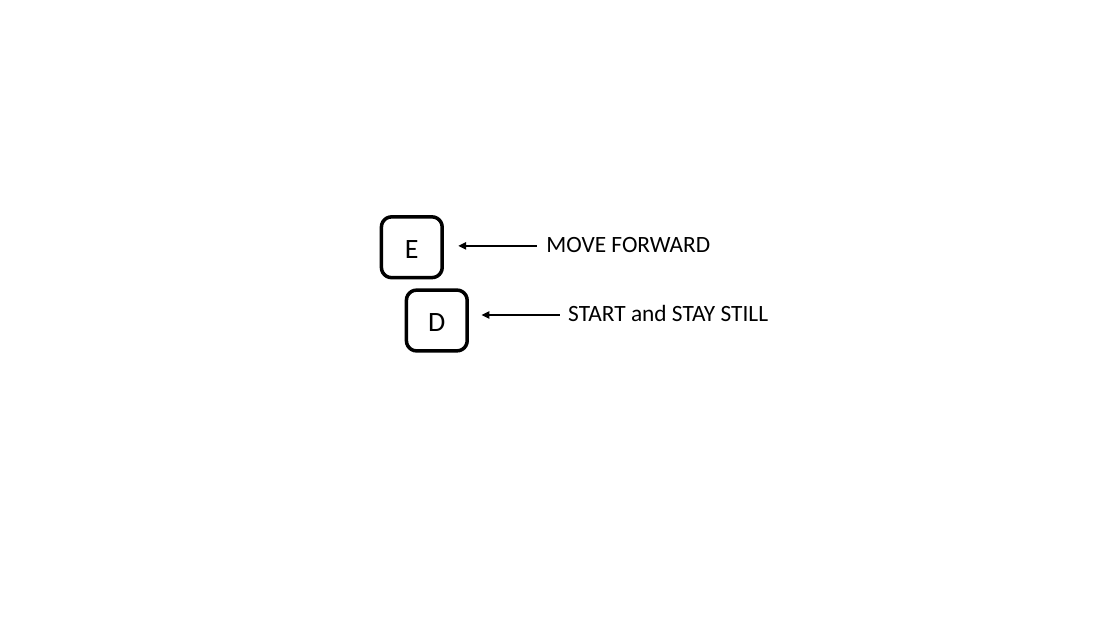
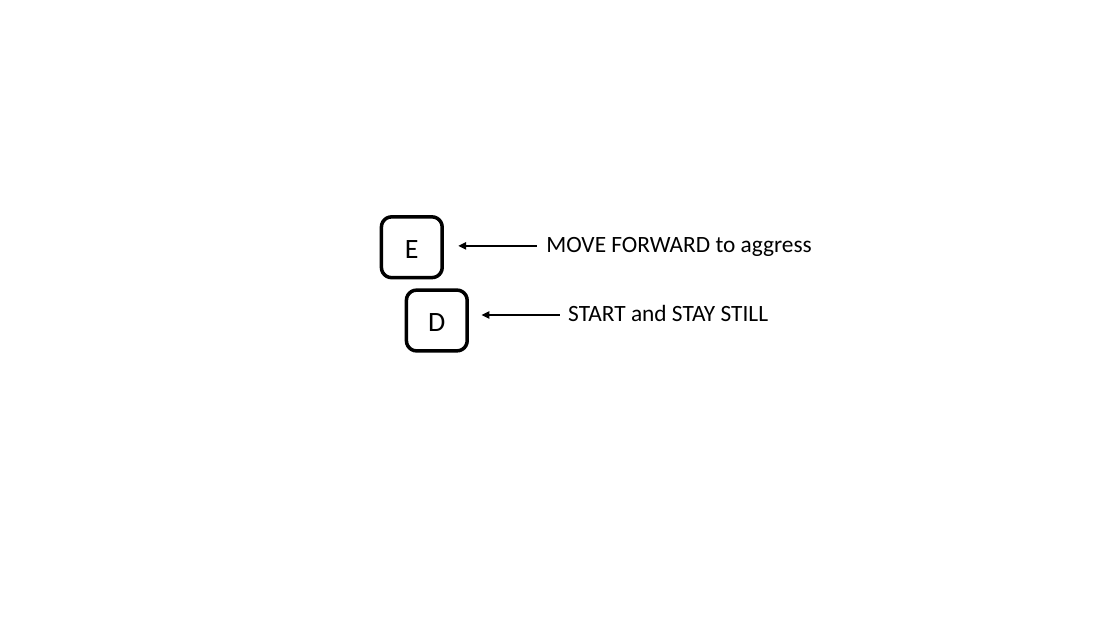
Before and after one commit to marinerougier/RR_Expe1, a slide deck: slide 2 of media/vaast-keyboard.pptx. Drawn at 1120x630 pixels with LibreOffice and Linux fonts; fonts in the diff are those of the drawing. Boxes give left, top, right and bottom in pixels: in the first picture for what was removed or moved away, otherwise in the second. Text is boxed around its words. In the diff, an @@ line names an element or a change of style, - is before the commit and + after.

```diff
--- a/media/vaast-keyboard.pptx
+++ b/media/vaast-keyboard.pptx
@@ text at box(546, 237, 812, 256): text changed @@
-MOVE FORWARD
+MOVE FORWARD to aggress
```
Also in this commit, not shown: 1 other slide changed, 1 slide added, 9 other files.
